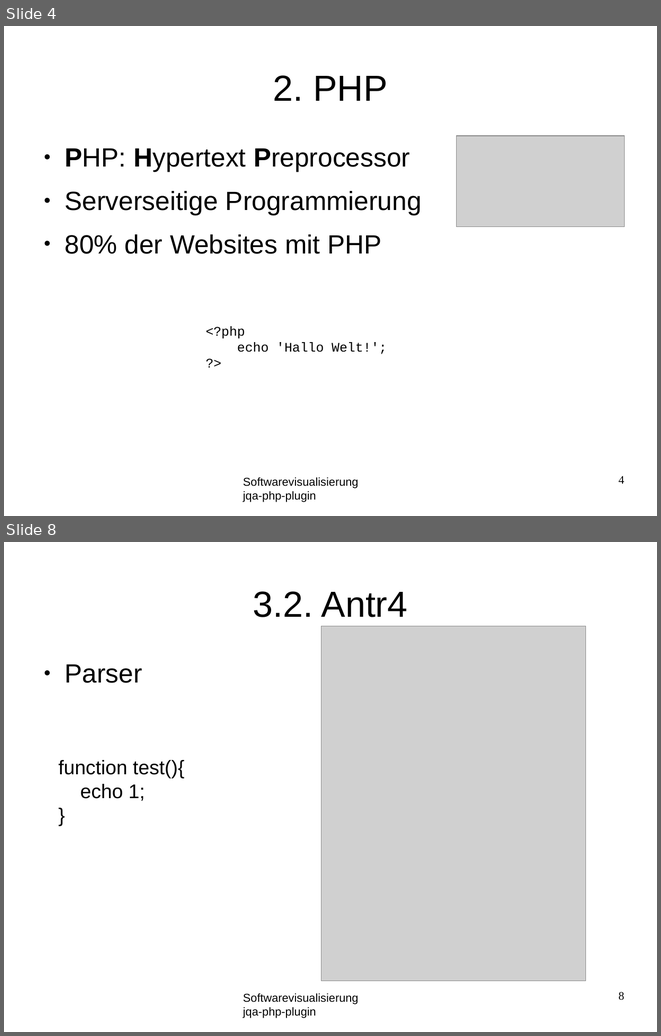
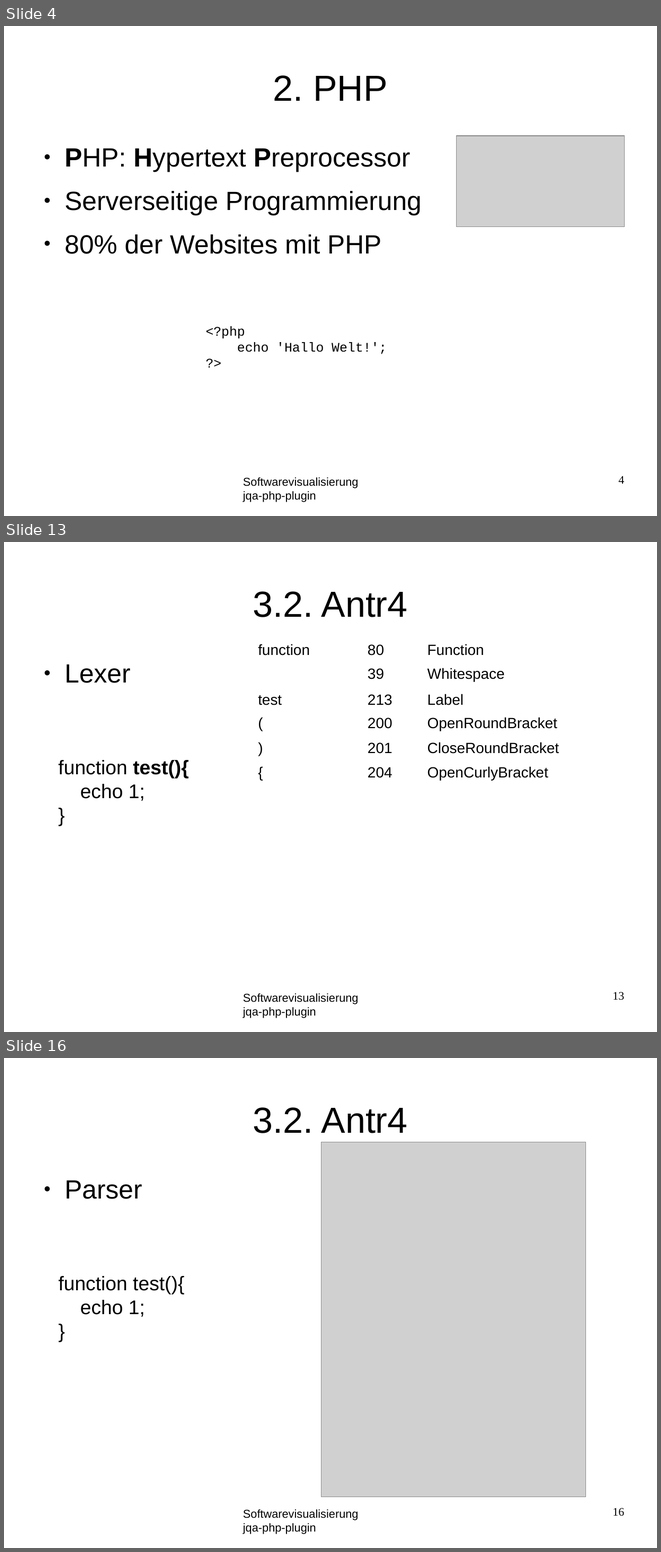
Before and after one commit to softvis-research/jqa-php-plugin, a slide deck: material/presentation.odp. Shown one above the other, each under a label of ours: slides 4 and 8 before the commit, slides 4, 13 and 16 after it; the slides between them are not shown. The pictures are 661x1036 and 661x1552 pixels, drawn with LibreOffice and Linux fonts; fonts in the diff are those of the drawing; grey boxes stand for pictures; background and template pictures are left out. Boxes give left, top, right and bottom in pixels: in the first picture for what was removed or moved away, otherwise in the second. Text is boxed around its words. In the diff, an @@ line names an element or a change of style, - is before the commit and + after.

```diff
--- a/material/presentation.odp
+++ b/material/presentation.odp
@@ slide 13 added at (4,542,657,1032), background #FFFFFF; not listed: 1 template element that a slide beside it also shows @@
@@ title added at (253,591,408,617), 44 pt, text #000000 @@
+3.2. Antr4
@@ table added at (252,639,581,952), 13 rows, 3 columns @@
+function | 80 | Function
+ | 39 | Whitespace
+test | 213 | Label
+( | 200 | OpenRoundBracket
+) | 201 | CloseRoundBracket
+{ | 204 | OpenCurlyBracket
+ |  | 
+ |  | 
+ |  | 
+ |  | 
+ |  | 
+ |  | 
+ |  | 
@@ text added at (64,664,130,683), 32 pt, text #000000 @@
+● Lexer
@@ text added at (58,760,189,801), 24 pt, text #000000 @@
+function test(){
+echo 1;
+}
@@ page number added at (612,991,624,1000), 14 pt, text #000000 @@
+13
@@ what was slide 8 is now slide 16 @@
@@ page number at (612,1507,624,1516): text changed @@
-8
+16
```
Also in this commit, not shown: 5 slides changed, 9 other slides added, 3 other files.
